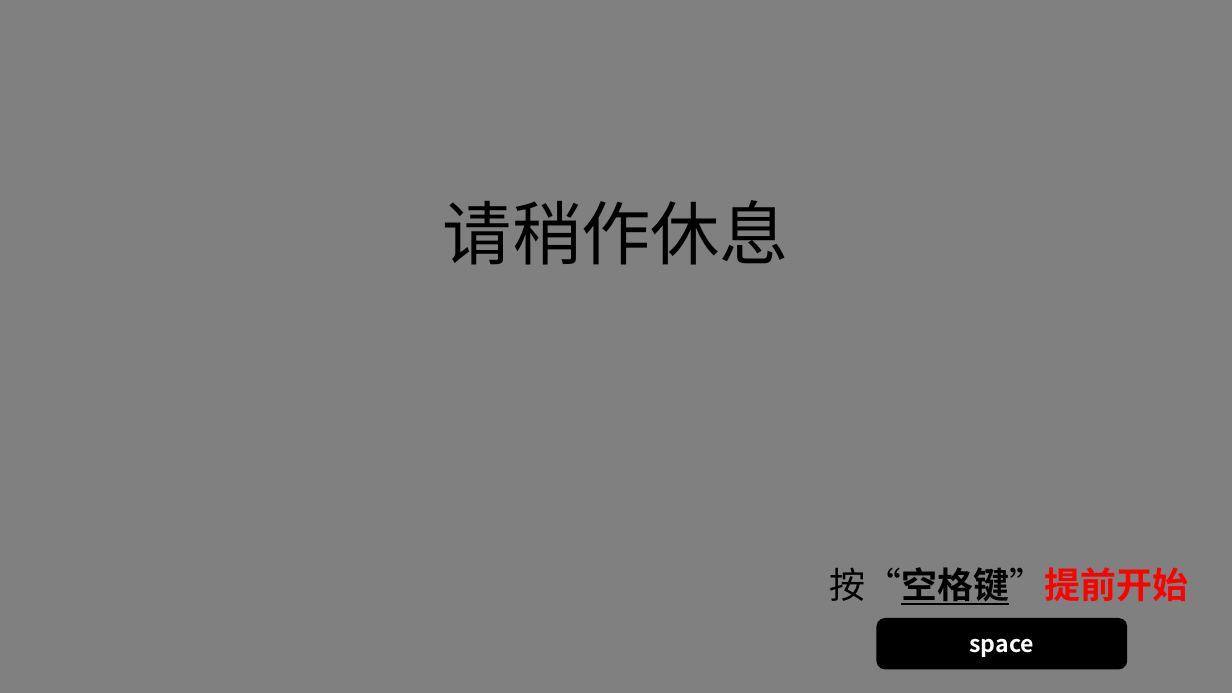
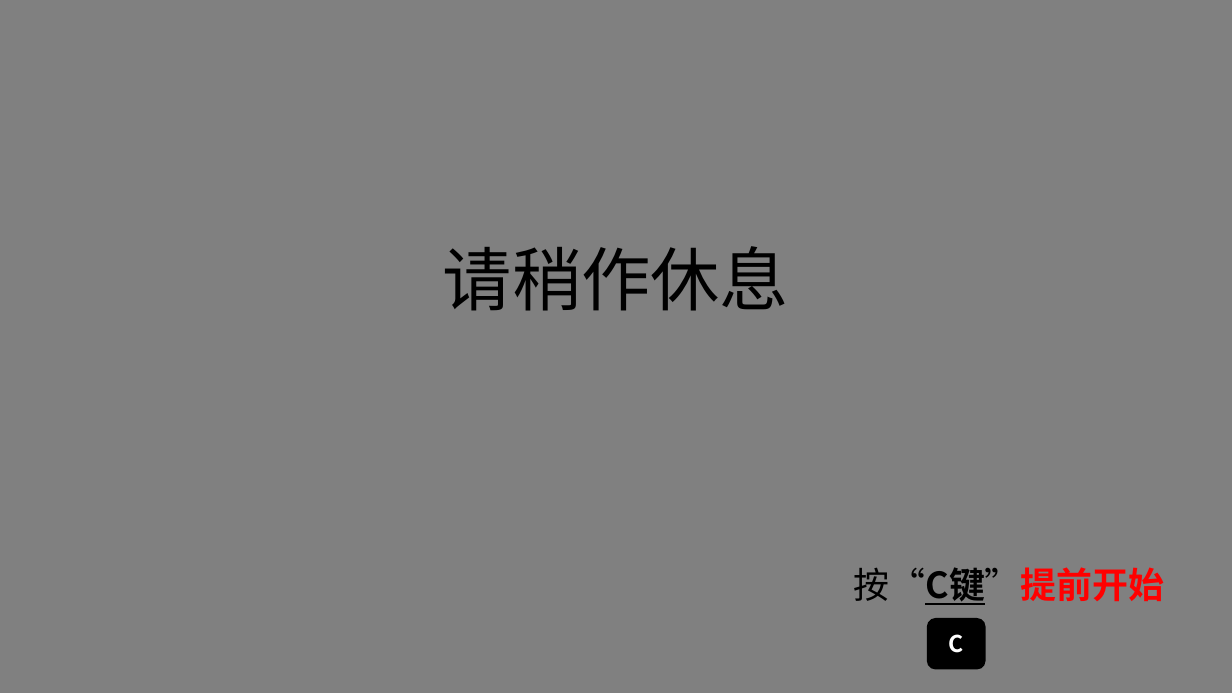
Before and after one commit to lyxose/FreeView, a slide deck: slide 14 of Instructions.pptx (slide 20 before the commit). Drawn at 1232x693 pixels with LibreOffice and Linux fonts; fonts in the diff are those of the drawing. Boxes give left, top, right and bottom in pixels: in the first picture for what was removed or moved away, otherwise in the second. Text is boxed around its words. In the diff, an @@ line names an element or a change of style, - is before the commit and + after.

```diff
--- a/Instructions.pptx
+++ b/Instructions.pptx
@@ text "请稍作休息": place and size @@
-text "请稍作休息" at [443, 200, 789, 265]
+text "请稍作休息" at [443, 246, 789, 311]
@@ text at [854, 567, 1165, 605]: text changed @@
-按“空格键”提前开始
+按“C键”提前开始
@@ rounded rectangle "C": place and size @@
-rounded rectangle "C" at [877, 618, 1128, 670]
+rounded rectangle "C" at [927, 618, 986, 670]
@@ text in rounded rectangle at [949, 634, 964, 653]: text changed @@
-space
+C
```
Also in this commit, not shown: 10 other slides changed, 6 slides removed, 36 other files.
